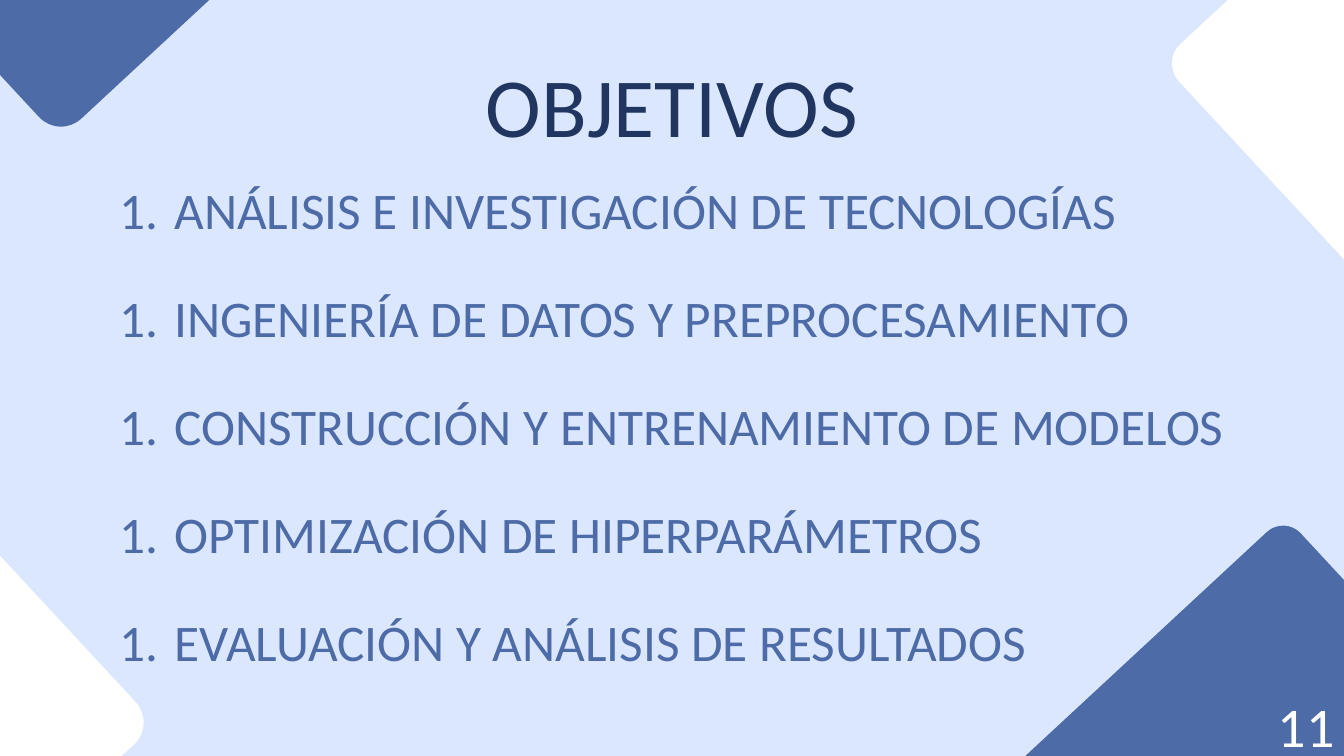
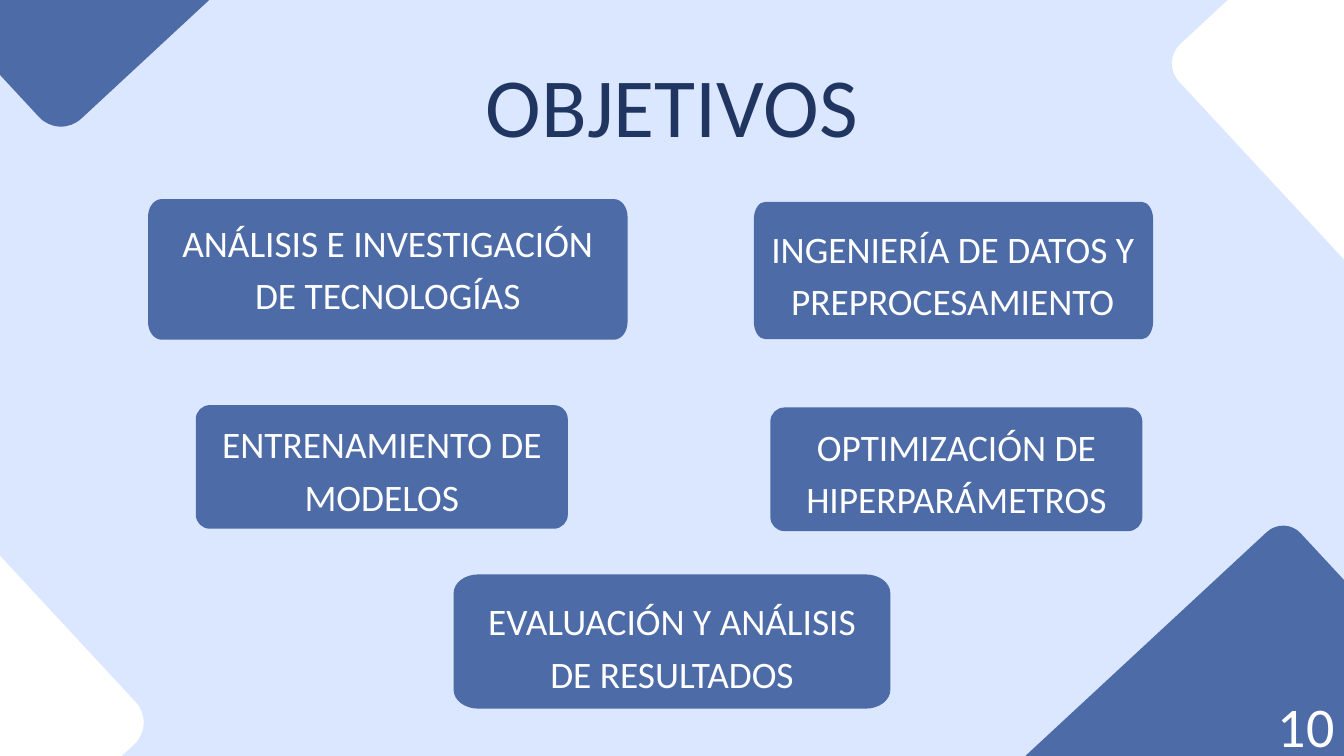
Before and after one commit to danilr16/TFG_Smart_Grids, a slide deck: slide 11 of Smart Grids Control de Redes Eléctricas con IA.pptx (slide 12 before the commit). Drawn at 1344x756 pixels with LibreOffice and Linux fonts; fonts in the diff are those of the drawing. Boxes give left, top, right and bottom in pixels: in the first picture for what was removed or moved away, otherwise in the second. Text is boxed around its words. In the diff, an @@ line names an element or a change of style, - is before the commit and + after.

```diff
--- a/Smart Grids Control de Redes Eléctricas con IA.pptx
+++ b/Smart Grids Control de Redes Eléctricas con IA.pptx
@@ freeform shape added at <box>148,199,628,339</box>, fill #4D6BA7 @@
@@ freeform shape added at <box>754,202,1153,339</box>, fill #4D6BA7 @@
@@ text "ANÁLISIS E INVESTIGACIÓN DE TECNOLOGÍAS": place and size @@
-text "ANÁLISIS E INVESTIGACIÓN DE TECNOLOGÍAS" at <box>174,186,1116,230</box>
+text "ANÁLISIS E INVESTIGACIÓN DE TECNOLOGÍAS" at <box>182,226,593,309</box>
@@ text "ANÁLISIS E INVESTIGACIÓN DE TECNOLOGÍAS" at <box>182,226,593,309</box>: size 55 to 40 pt, text colour #4D6BA7 to #FFFFFF; alignment left to centre; bullet 1. to none; list level 2 to 1 in "ANÁLISIS E INVESTIGACIÓN DE TECNOLOGÍAS"; line spacing 77pt to 56pt @@
@@ text "INGENIERÍA DE DATOS Y PREPROCESAMIENTO": place and size @@
-text "INGENIERÍA DE DATOS Y PREPROCESAMIENTO" at <box>174,294,1129,338</box>
+text "INGENIERÍA DE DATOS Y PREPROCESAMIENTO" at <box>771,232,1134,315</box>
@@ text "INGENIERÍA DE DATOS Y PREPROCESAMIENTO" at <box>771,232,1134,315</box>: size 55 to 40 pt, text colour #4D6BA7 to #FFFFFF; alignment left to centre; bullet 1. to none; list level 2 to 1 in "INGENIERÍA DE DATOS Y PREPROCESAMIENTO"; line spacing 77pt to 56pt @@
@@ freeform shape added at <box>196,405,568,529</box>, fill #4D6BA7 @@
@@ freeform shape added at <box>770,407,1142,531</box>, fill #4D6BA7 @@
@@ text "OPTIMIZACIÓN DE HIPERPARÁMETROS": place and size @@
-text "OPTIMIZACIÓN DE HIPERPARÁMETROS" at <box>174,510,982,554</box>
+text "OPTIMIZACIÓN DE HIPERPARÁMETROS" at <box>806,430,1106,513</box>
@@ text "OPTIMIZACIÓN DE HIPERPARÁMETROS" at <box>806,430,1106,513</box>: size 55 to 40 pt, text colour #4D6BA7 to #FFFFFF; alignment left to centre; bullet 1. to none; list level 2 to 1 in "OPTIMIZACIÓN DE HIPERPARÁMETROS"; line spacing 77pt to 56pt @@
@@ text at <box>222,434,541,511</box>: text changed; size 55 to 40 pt; text colour #4D6BA7 to #FFFFFF @@
-  1. CONSTRUCCIÓN Y ENTRENAMIENTO DE MODELOS
+ENTRENAMIENTO DE MODELOS
@@ freeform shape added at <box>454,575,890,709</box>, fill #4D6BA7 @@
@@ text "EVALUACIÓN Y ANÁLISIS DE RESULTADOS": place and size @@
-text "EVALUACIÓN Y ANÁLISIS DE RESULTADOS" at <box>174,618,1026,662</box>
+text "EVALUACIÓN Y ANÁLISIS DE RESULTADOS" at <box>488,604,856,688</box>
@@ text "EVALUACIÓN Y ANÁLISIS DE RESULTADOS" at <box>488,604,856,688</box>: size 55 to 40 pt, text colour #4D6BA7 to #FFFFFF; alignment left to centre; bullet 1. to none; list level 2 to 1 in "EVALUACIÓN Y ANÁLISIS DE RESULTADOS"; line spacing 77pt to 56pt @@
@@ text at <box>1278,710,1335,748</box>: text changed @@
-11
+10
```
Also in this commit, not shown: 55 other slides changed, 3 slides added, 25 slides removed, 5 other files.
